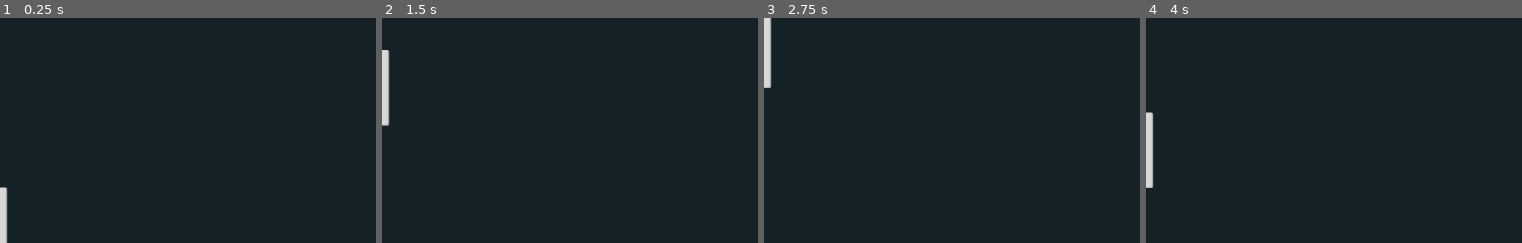
Above: before the commit, frames 1-4 (left to right).
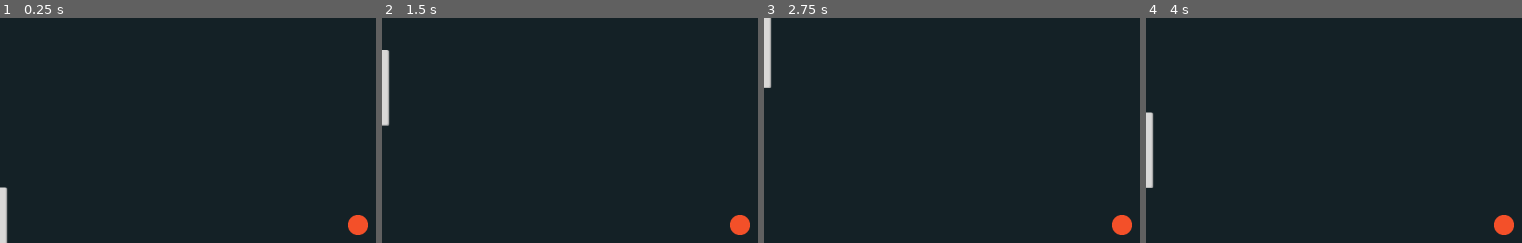
Above: after the commit, the same moments.

Repository: vrudas/pong-godot
Game: Godot game, scene res://Level/Level.tscn
Two runs of this game, one before a commit and one after it. Both use one fixed random seed, a clock stepped at 60 frames per second and the inputs below.
Inputs:
- Up to frame 1 (0.25 s): no input
- Up to frame 2 (1.5 s): tap Enter at 0.5 s; hold Up (ui_up) 0.53-1.28 s; hold Down (ui_down) from 1.28 s (still down)
- Up to frame 3 (2.75 s): release Down (ui_down) at 2.03 s; hold Up (ui_up) from 2.03 s (still down)
- Up to frame 4 (4 s): tap Space at 3.5 s; release Up (ui_up) at 3.53 s; hold Down (ui_down) from 3.53 s (still down)
The pictures show only the part of the screen within x 2-52%, y 4-54%; the shares and areas given below are measured in that part.

The runs differ from the first frame. In frame 1, 0.4% of the frame differs, in the area x 92-98%, y 87-97%; in frame 2, 0.4%; in frame 3, 0.4%; in frame 4, 0.4%.

Commit message:
Added Ball scene

Diff:
--- /dev/null
+++ b/Ball/Ball.tscn
@@ -0,0 +1,14 @@
+[gd_scene load_steps=3 format=2]
+
+[ext_resource path="res://Ball/Ball.png" type="Texture" id=1]
+
+[sub_resource type="CircleShape2D" id=1]
+radius = 15.9705
+
+[node name="Ball" type="KinematicBody2D"]
+
+[node name="Sprite" type="Sprite" parent="."]
+texture = ExtResource( 1 )
+
+[node name="CollisionShape2D" type="CollisionShape2D" parent="."]
+shape = SubResource( 1 )
--- a/Level/Level.tscn
+++ b/Level/Level.tscn
@@ -1,7 +1,8 @@
-[gd_scene load_steps=5 format=2]
+[gd_scene load_steps=6 format=2]
 
 [ext_resource path="res://Player/Player.tscn" type="PackedScene" id=1]
 [ext_resource path="res://Opponent/Opponent.tscn" type="PackedScene" id=2]
+[ext_resource path="res://Ball/Ball.tscn" type="PackedScene" id=3]
 
 [sub_resource type="RectangleShape2D" id=1]
 extents = Vector2( 640, 10 )
@@ -42,3 +43,6 @@
 
 [node name="Opponent" parent="." instance=ExtResource( 2 )]
 position = Vector2( 1216, 360 )
+
+[node name="Ball" parent="." instance=ExtResource( 3 )]
+position = Vector2( 640, 360 )
